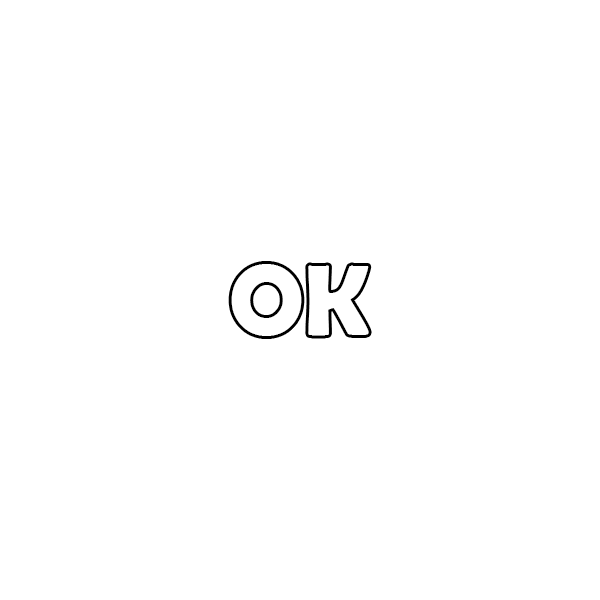
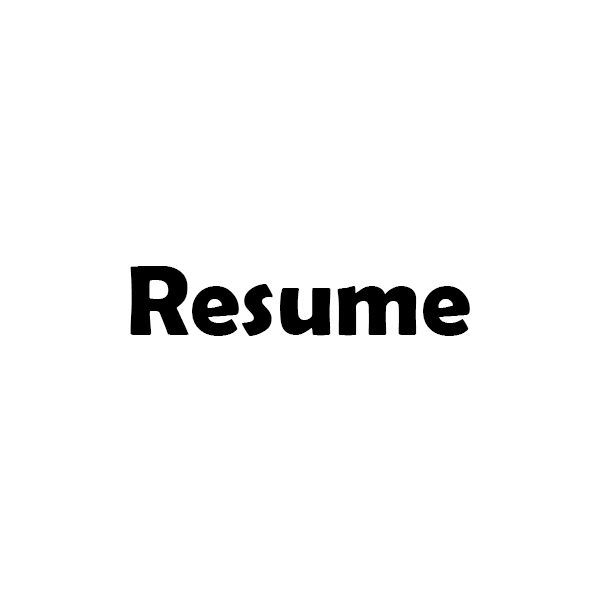
The second 600×600 image is a revision of the first. Changes to its layers:
added layer "Resume Active" in group "Menu" over left=130, top=266, right=470, bottom=336
hid "OK" over left=231, top=264, right=369, bottom=336
